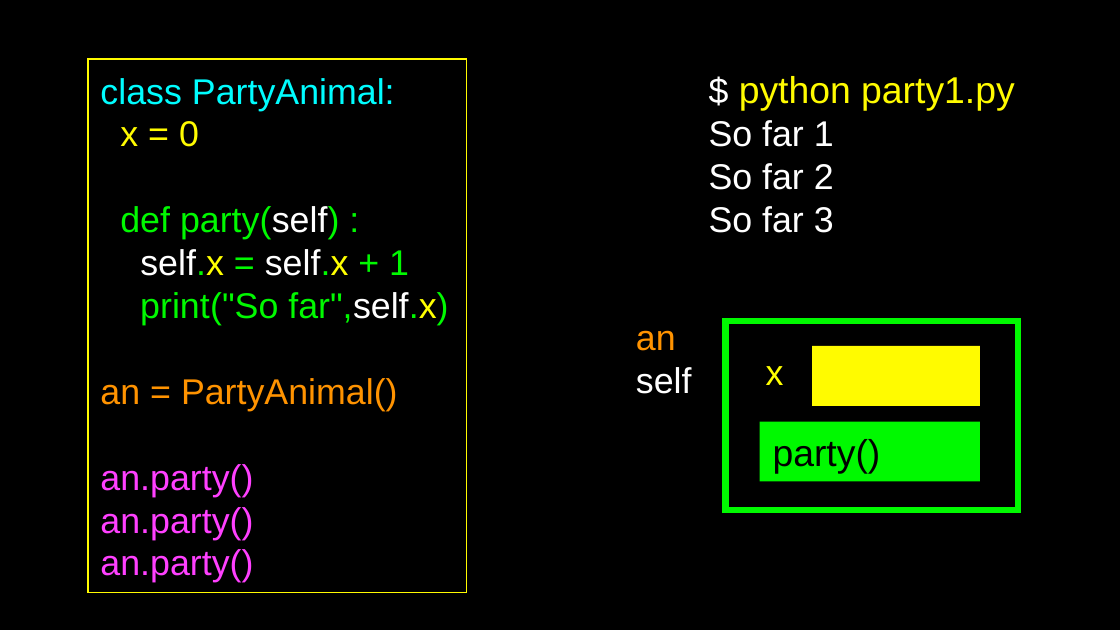
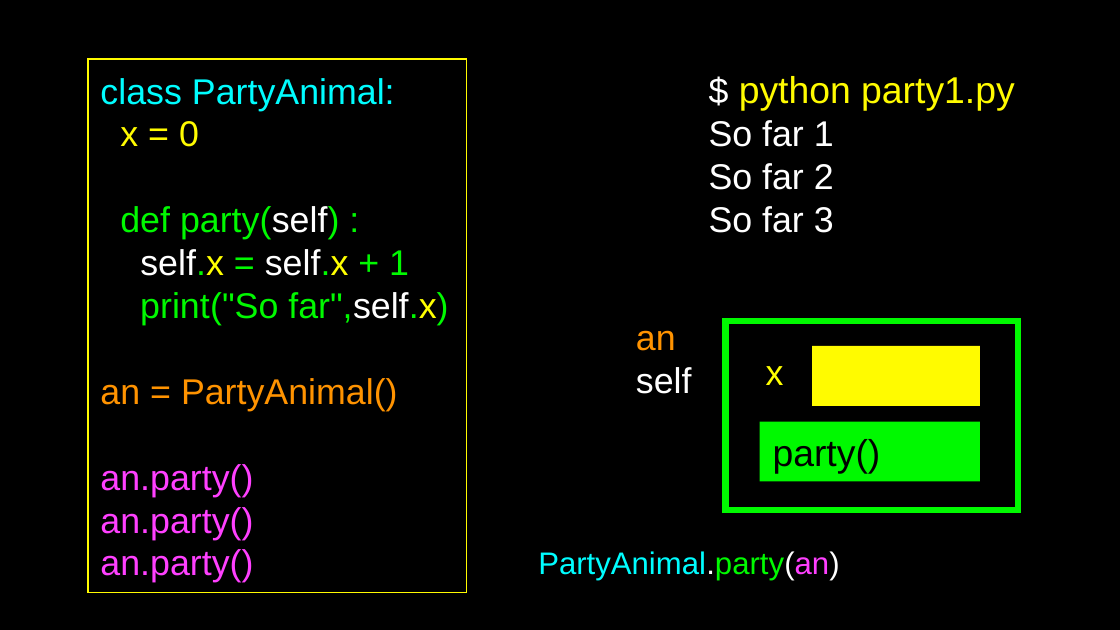
Before and after one commit to csev/py4e, a slide deck: slide 22 of lectures3/Pythonlearn-14-Objects.pptx (slide 20 before the commit). Drawn at 1120x630 pixels with LibreOffice and Linux fonts; fonts in the diff are those of the drawing. Boxes give left, top, right and bottom in pixels: in the first picture for what was removed or moved away, otherwise in the second. Text is boxed around its words. In the diff, an @@ line names an element or a change of style, - is before the commit and + after.

```diff
--- a/lectures3/Pythonlearn-14-Objects.pptx
+++ b/lectures3/Pythonlearn-14-Objects.pptx
@@ text added at bbox=[538, 551, 839, 580], 20 pt, text #00FDFF @@
+PartyAnimal.party(an)
```
Also in this commit, not shown: 2 other slides changed, 5 slides added, 10 other files.
